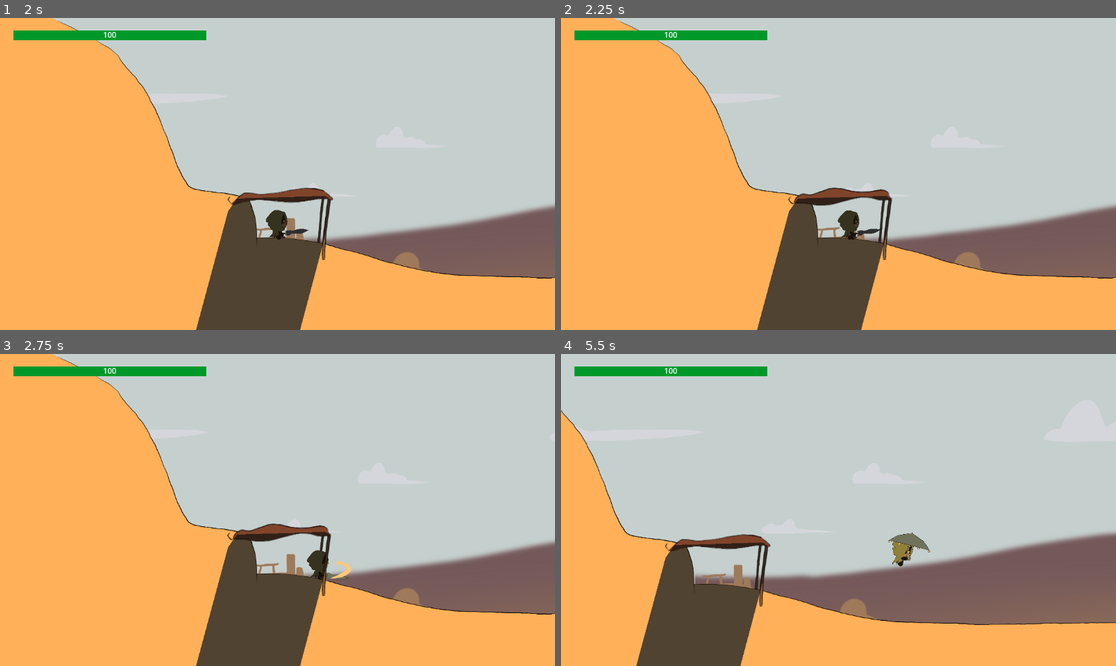
Above: before the commit, frames 1-4 (two rows, left to right).
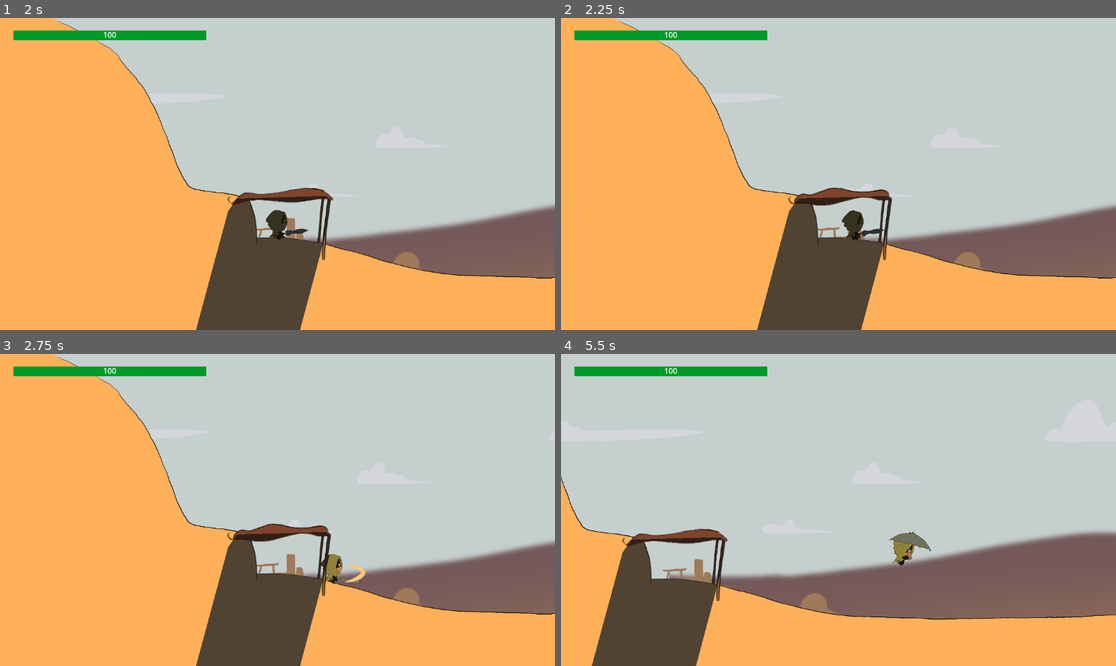
Above: after the commit, the same moments.

Repository: Niimphu/NewbieGameJam2023
Game: Godot game, scene res://Levels/MainMenu/MainMenu.tscn
Same seed, same stepped clock (60 frames per second), same inputs: the game is played once before the commit and once after it.
Inputs:
- Up to frame 1 (2 s): click "Help" at 0.5 s; click "Play" at 1.25 s
- Up to frame 2 (2.25 s): hold Right (ui_right) from 2.03 s (still down); hold J (attack) from 2.03 s (still down)
- Up to frame 3 (2.75 s): keep holding Right (ui_right); keep holding J (attack); tap Space (jump) at 2.27 s
- Up to frame 4 (5.5 s): release J (attack) at 2.78 s; tap J (attack) at 2.85, 4.35 s; tap Space (jump) at 3.02, 4.52, 5.27 s; release Right (ui_right) at 3.53 s; hold Left (ui_left) 3.53-4.28 s; hold J (attack) 3.53-4.28 s; tap K (toggle_parasol) at 3.6 s; hold Right (ui_right) from 4.28 s (still down); hold J (attack) from 5.03 s (still down)

Frame 1 is identical in both runs. In frame 2, 0.2% of the frame differs, in the area x 49-59%, y 61-72%; in frame 3, 0.5%; in frame 4, 13%, in the area x 0-100%, y 18-100%.

Commit message:
little bit of debugging and refactoring

Diff:
--- a/Characters/Player/Player.gd
+++ b/Characters/Player/Player.gd
@@ -4,20 +4,17 @@
 @export var ACCELERATION: float = 40.0
 @export var JUMP_VELOCITY: float = -460.0
 @export var MAX_WALK_VELOCITY: float = 250.0
-@export var PARASOL_GRAVITY_MODIFIER: float = 0.3
+@export var ATTACKING_VELOCITY_MOD: float = 0.5
+@export var PARASOL_GRAVITY_MODIFIER: float = 0.25
 
 @onready var animation_tree: AnimationTree = $AnimationTree
 @onready var animation_state = animation_tree.get("parameters/playback")
 @onready var sprite: Sprite2D = $Sprite2D
 @onready var attack_cooldown: Timer = $AttackCooldown
-#@onready var crate = get_node("res://Levels/Environment/Crate/Crate.tscn") #brokenn
 @onready var sprite_scale = sprite.get_scale()
 # The initial x scale of the sprite to be used to flip the sprite and preserve its position
 # so that it will stay within the CollisionShape2D.
-var sprite_scale_x: float
-
-# The currently playing animation from the AnimationTree node
-var current_animation_state: StringName
+#var sprite_scale_x: float = sprite.scale.x
 
 # This enum represents the different possible states of the Parasol animation
 enum PARASOL_STATES {
@@ -32,9 +29,11 @@
 	UP = 1
 }
 
+
+# The currently playing animation from the AnimationTree node
+var current_animation_state: StringName
 var parasol_state: PARASOL_STATES = PARASOL_STATES.CLOSED
 var attack_direction_state: ATTACK_DIRECTION_STATES = ATTACK_DIRECTION_STATES.FRONT
-
 var is_attacking = false
 
 # Get the gravity from the project settings to be synced with RigidBody nodes.
@@ -69,14 +68,13 @@
 
 	if direction.x:
 		velocity.x = clampf(velocity.x + (direction.x * ACCELERATION), -MAX_WALK_VELOCITY, MAX_WALK_VELOCITY)
-		#velocity.x = velocity.x + (direction.x * ACCELERATION)
-		print("velocity.x = ", velocity.x)
+		velocity.x = velocity.x + (direction.x * ACCELERATION)
 	elif is_on_floor():
 		velocity.x = move_toward(velocity.x, 0, DECELERATION)
 
 	if is_on_wall():
 		check_pushable_object()
-
+	print(current_animation_state)
 	update_sprite_direction()
 	update_animation()
 	move_and_slide()
@@ -101,16 +99,19 @@
 	attack_cooldown.start()
 	animation_tree.set("parameters/Attack/blend_position", attack_direction_state)
 	animation_state.travel("Attack")
-	MAX_WALK_VELOCITY *= 0.5
+	MAX_WALK_VELOCITY *= ATTACKING_VELOCITY_MOD
 
 func update_animation():
-	if is_equal_approx(direction.x, 0.0) and current_animation_state == "Run":
+	if current_animation_state == "open_parasol" or current_animation_state == "close_parasol":
+		return
+	elif is_equal_approx(direction.x, 0.0) and current_animation_state == "Run":
 		animation_state.travel("Idle")
 	elif direction.x != 0.0 and current_animation_state == "Idle":
 		animation_state.travel("Run")
 	elif current_animation_state == "Jump" and velocity.y > 0:
 		animation_state.travel("Fall")
-	elif current_animation_state == "Fall" and is_equal_approx(velocity.y, 0.0):
+#	elif current_animation_state == "Fall" and is_equal_approx(velocity.y, 0.0):
+	elif is_on_floor() and current_animation_state == "Fall":
 		animation_state.travel("Idle")
 
 func update_sprite_direction():
@@ -127,7 +128,7 @@
 
 func _on_attack_cooldown_timeout():
 	is_attacking = false
-	MAX_WALK_VELOCITY *= 2
+	MAX_WALK_VELOCITY /= ATTACKING_VELOCITY_MOD
 
 func update_parasol_animation_blend_positions():
 	animation_tree.set("parameters/Idle/blend_position", parasol_state)
@@ -136,9 +137,13 @@
 	animation_tree.set("parameters/Fall/blend_position", parasol_state)
 
 func update_current_attack_direction_state():
-	if Input.is_action_pressed("attack_modifier_down"):
-		attack_direction_state = ATTACK_DIRECTION_STATES.DOWN
-	elif Input.is_action_pressed("attack_modifier_up"):
-		attack_direction_state = ATTACK_DIRECTION_STATES.UP
+#	if Input.is_action_pressed("attack_modifier_down"):
+#		attack_direction_state = ATTACK_DIRECTION_STATES.DOWN
+#	elif Input.is_action_pressed("attack_modifier_up"):
+#		attack_direction_state = ATTACK_DIRECTION_STATES.UP
+	var vertical_attack_strength = Input.get_action_strength("ui_down") - Input.get_action_strength(("ui_up"))
+
+	if vertical_attack_strength:
+		attack_direction_state = ATTACK_DIRECTION_STATES.DOWN if vertical_attack_strength > 0 else ATTACK_DIRECTION_STATES.UP
 	else:
 		attack_direction_state = ATTACK_DIRECTION_STATES.FRONT
--- a/Levels/Level_1.tscn
+++ b/Levels/Level_1.tscn
@@ -74,8 +74,6 @@
 position = Vector2(394, 477)
 floor_stop_on_slope = false
 floor_max_angle = 0.872665
-JUMP_VELOCITY = -460.0
-MAX_WALK_VELOCITY = 250.0
 
 [node name="RemoteTransform2D" type="RemoteTransform2D" parent="Player"]
 remote_path = NodePath("../../Camera2D")
--- a/Levels/Tutorial/Tutorial.tscn
+++ b/Levels/Tutorial/Tutorial.tscn
@@ -114,7 +114,6 @@
 position = Vector2(199, 428)
 floor_stop_on_slope = false
 floor_max_angle = 0.872665
-JUMP_VELOCITY = -460.0
 
 [node name="RemoteTransform2D" type="RemoteTransform2D" parent="Player"]
 remote_path = NodePath("../../Camera2D")
